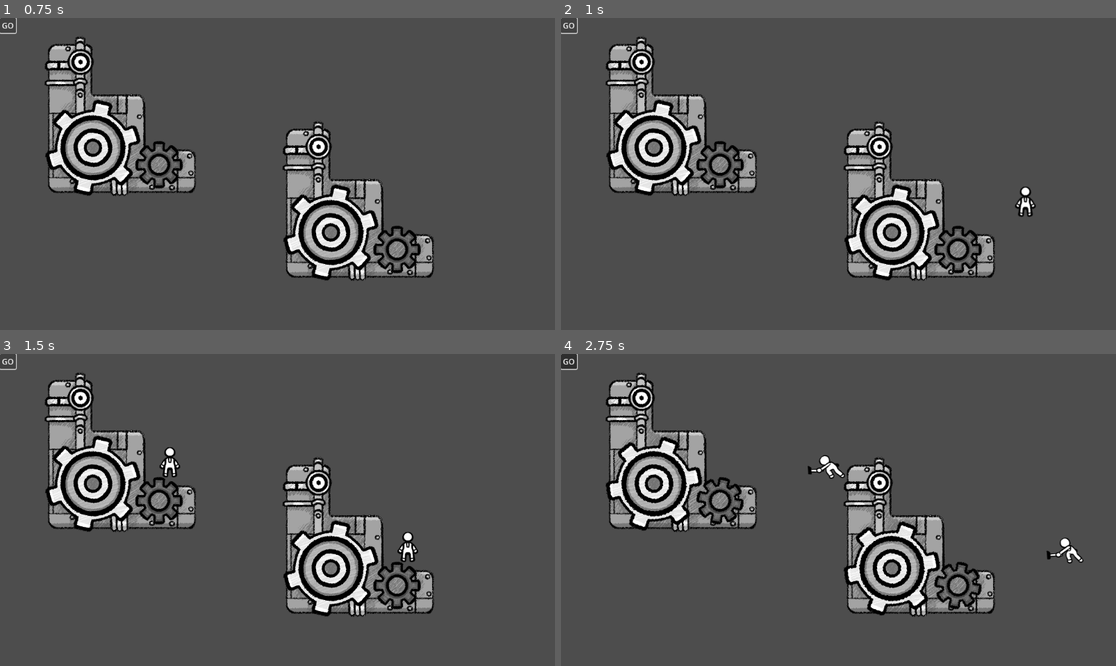
Above: before the commit, frames 1-4 (two rows, left to right).
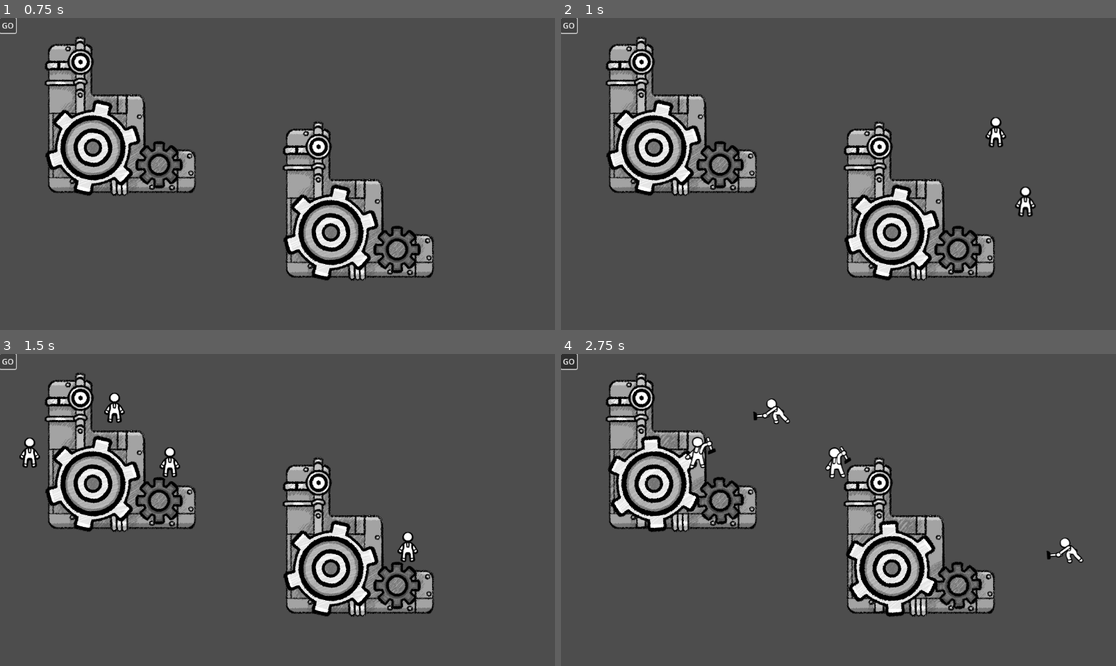
Above: after the commit, the same moments.

Repository: Aeropulu/LaHordeJam
Game: Godot game, scene res://scenes/test_map.tscn
The game is run twice, just before and just after one commit, with the same random seed, the same clock (stepped at 60 frames per second) and the same inputs. This scene is started directly instead of the project's main scene.
Inputs (mouse positions are in pixels of both pictures, inside the frame that each line leads up to):
- Up to frame 1 (0.75 s): click "GO" at 0.5 s
- Up to frame 2 (1 s): no input
- Up to frame 3 (1.5 s): click "GO" at 1.25 s
- Up to frame 4 (2.75 s): tap Enter (ui_accept) at 2, 2.27 s; move the mouse to (921, 541) at 2.02 s; press the mouse at (921, 541) at 2.03 s; hold Right (ui_right) from 2.03 s (still down)

Frame 1 is identical in both runs. In frame 2, 0.2% of the frame differs, in the area x 76-81%, y 31-42%; in frame 3, 0.4%; in frame 4, 5.4%, in the area x 8-76%, y 14-85%.

Commit message:
machine signals

Diff:
--- a/scenes/test_map.tscn
+++ b/scenes/test_map.tscn
@@ -99,6 +99,9 @@
 [node name="Machine2" type="Node2D" parent="."]
 position = Vector2(250, 204)
 script = ExtResource("2_8tml0")
+machine_type = 1
+_base_cycle_duration = 0.5
+_slot_count = 3
 
 [node name="AnimatedSprite2D" type="AnimatedSprite2D" parent="Machine2"]
 sprite_frames = SubResource("SpriteFrames_bgj8i")
--- a/scripts/FactoryManager.gd
+++ b/scripts/FactoryManager.gd
@@ -13,7 +13,12 @@
 var profit_objective := 0
 
 var _day_duration:float = 3.0
-var _remaining_day_time:float = 0.0
+var _remaining_day_time:float = 0.0 : set = set_remaining_day_time
+signal remaining_day_time_changed(new_value)
+
+var _current_speed_factor := 1.0 : set = set_speed_factor
+var _speed_factor_increment := 0.1
+signal speed_factor_changed
 
 signal profit_changed(new_value)
 
@@ -24,7 +29,6 @@
 func _ready():
 	pass
 
-
 # Called every frame. 'delta' is the elapsed time since the previous frame.
 func _process(delta):
 	if _remaining_day_time > 0.0:
@@ -32,7 +36,15 @@
 
 func set_current_profit(new_val):
 	current_profit = new_val
-	profit_changed.emit()
+	profit_changed.emit(new_val)
+
+func set_speed_factor(new_val):
+	_current_speed_factor = new_val
+	speed_factor_changed.emit()
+
+func set_remaining_day_time(new_val):
+	_remaining_day_time = new_val
+	remaining_day_time_changed.emit(new_val)
 
 func add_machine(mach: Machine):
 	machines.append(mach)
@@ -120,5 +132,14 @@
 		pass
 	_can_start_day = true
 
+func _on_machine_profit():
+	set_current_profit(current_profit + 100)
+
+func _on_machine_time_accel():
+	_current_speed_factor += _speed_factor_increment
+
+func _on_machine_crush_worker():
+	pass
+
 func _on_button_pressed():
 	spawn_workers(0.5)
--- a/scripts/machine.gd
+++ b/scripts/machine.gd
@@ -5,7 +5,8 @@
 @export var machine_type: Machinetype
 var _worker_scene: PackedScene = preload("res://scenes/michel.tscn")
 
-@export var _cycle_duration: float = 1.0 : set = _set_cycle_duration
+@export var _base_cycle_duration := 1.0
+var _cycle_duration: float = 1.0
 var _current_worker: int = 0
 var _workers: Array[Michel]
 
@@ -27,10 +28,22 @@
 func _ready():
 	$AnimatedSprite2D.speed_scale = 0
 	FactoryManager.add_machine(self)
+	on_profit.connect(FactoryManager._on_machine_profit)
+	on_time_accel.connect(FactoryManager._on_machine_time_accel)
+	on_crush_worker.connect(FactoryManager._on_machine_crush_worker)
+	FactoryManager.speed_factor_changed.connect(_on_speed_factor_changed)
+	_cycle_duration = _base_cycle_duration / FactoryManager._current_speed_factor
+
+func _on_speed_factor_changed():
+	_cycle_duration = _base_cycle_duration / FactoryManager._current_speed_factor
+	if (_workers.size() != 0):
+		_time_per_worker = _cycle_duration / _workers.size()
+	if _is_working:
+		$AnimatedSprite2D.speed_scale = FactoryManager._current_speed_factor
 
 func _set_cycle_duration(new_value):
 	if (_cycle_duration != 0):
-		var ratio: float = new_value / _cycle_duration
+		var ratio: float = new_value / _base_cycle_duration
 		_time_to_next_worker *= ratio
 	_cycle_duration = new_value
 	if (_workers.size() != 0):
@@ -47,7 +60,7 @@
 	_is_working = true
 	for worker in _workers:
 		worker.start_work()
-	$AnimatedSprite2D.speed_scale = 1.0 / _cycle_duration
+	$AnimatedSprite2D.speed_scale = FactoryManager._current_speed_factor
 
 func stop_work():
 	_is_working = false
@@ -97,8 +110,9 @@
 func _on_area_2d_input_event(_viewport, event, _shape_idx):
 	if event is InputEventMouseButton and event.pressed:
 		if event.button_mask & 2 == 2:
-			_set_cycle_duration(_cycle_duration * 0.9)
-			print("brrrrr")
+			# _set_cycle_duration(_cycle_duration * 0.9)
+			FactoryManager._on_machine_time_accel()
+			print(FactoryManager._current_speed_factor)
 		else:
 			set_slot_count(_slot_count + 1)
 
